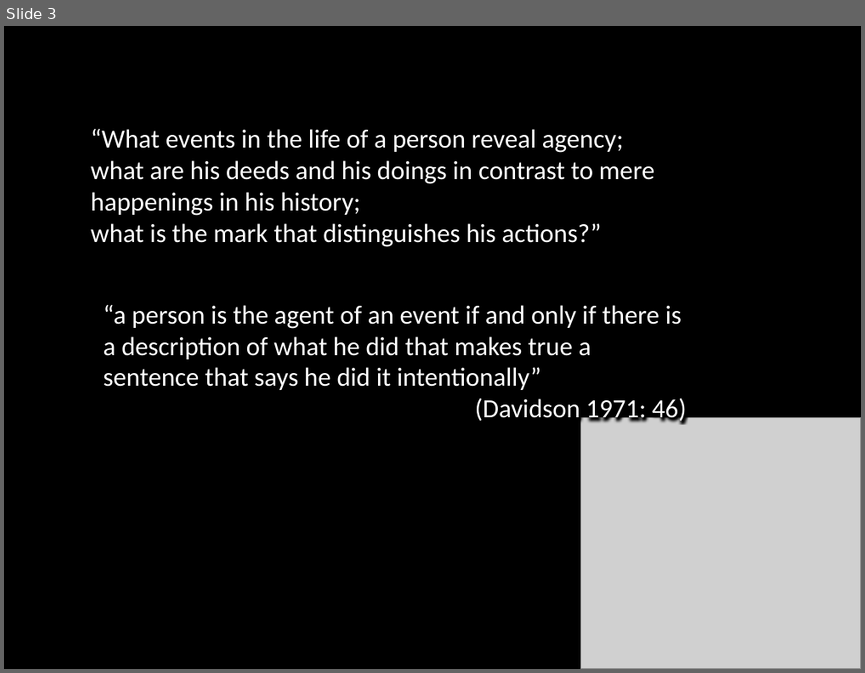
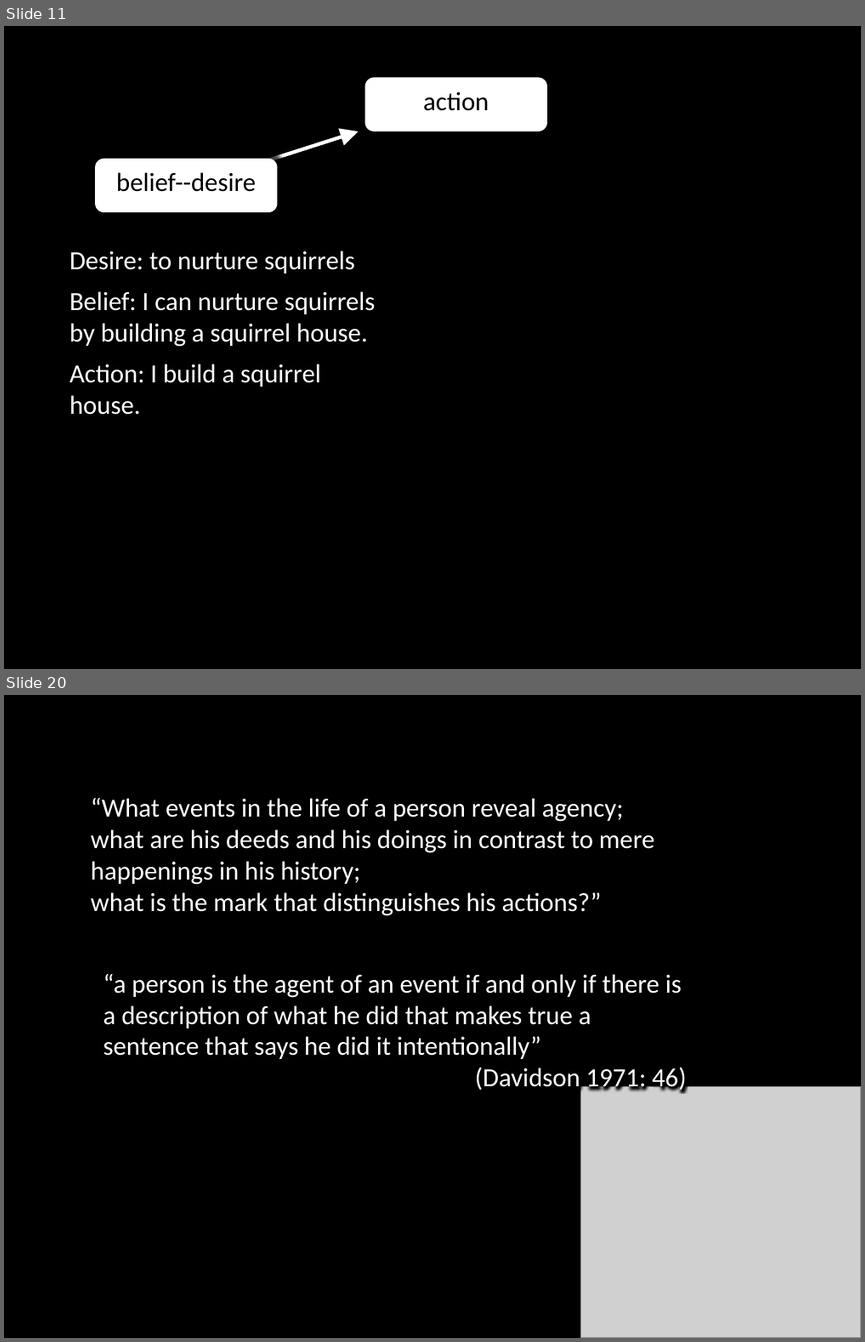
Before and after one commit to butterfill/lecture_mindreading_joint_action_philosophical_tools, a slide deck: lecture05 actions intentions goals/lecture05.ppt.pptx. Shown one above the other, each under a label of ours: slide 3 before the commit, slides 11 and 20 after it; the slides between them are not shown. The pictures are 865x673 and 865x1342 pixels, drawn with LibreOffice and Linux fonts; fonts in the diff are those of the drawing; grey boxes stand for pictures. Boxes give left, top, right and bottom in pixels: in the first picture for what was removed or moved away, otherwise in the second. Text is boxed around its words. In the diff, an @@ line names an element or a change of style, - is before the commit and + after.

```diff
--- a/lecture05 actions intentions goals/lecture05.ppt.pptx
+++ b/lecture05 actions intentions goals/lecture05.ppt.pptx
@@ slide 11 added at (4, 26, 861, 669), background #000000 @@
@@ rounded rectangle added at (364, 77, 547, 131), fill #FFFFFF, 22 pt, text #000000 @@
+action
@@ arrow added from (190, 185) to (358, 131), #FFFFFF 3 pt @@
@@ rounded rectangle added at (95, 159, 278, 213), fill #FFFFFF, 22 pt, text #000000 @@
+belief--desire
@@ text added at (69, 250, 375, 414), 22 pt, text #FFFFFF @@
+Desire: to nurture squirrels
+Belief: I can nurture squirrels by building a squirrel house.
+Action: I build a squirrel house.
@@ what was slide 3 is now slide 20 @@
```
Also in this commit, not shown: 2 slides changed, 17 other slides added, 2 other files.
